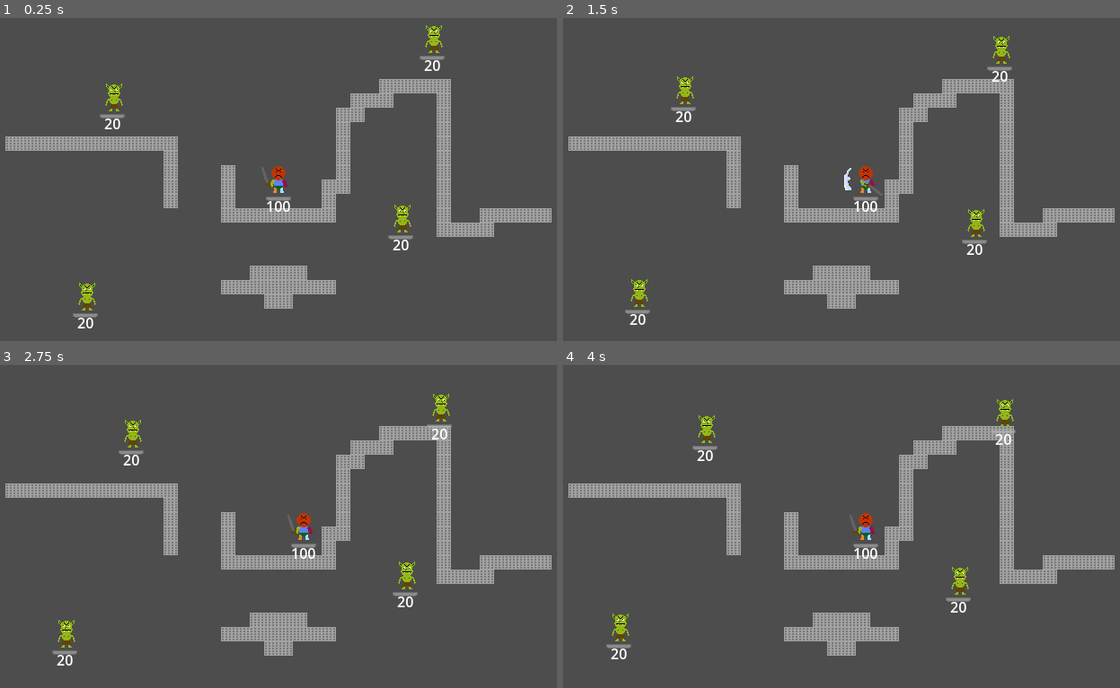
Above: before the commit, frames 1-4 (two rows, left to right).
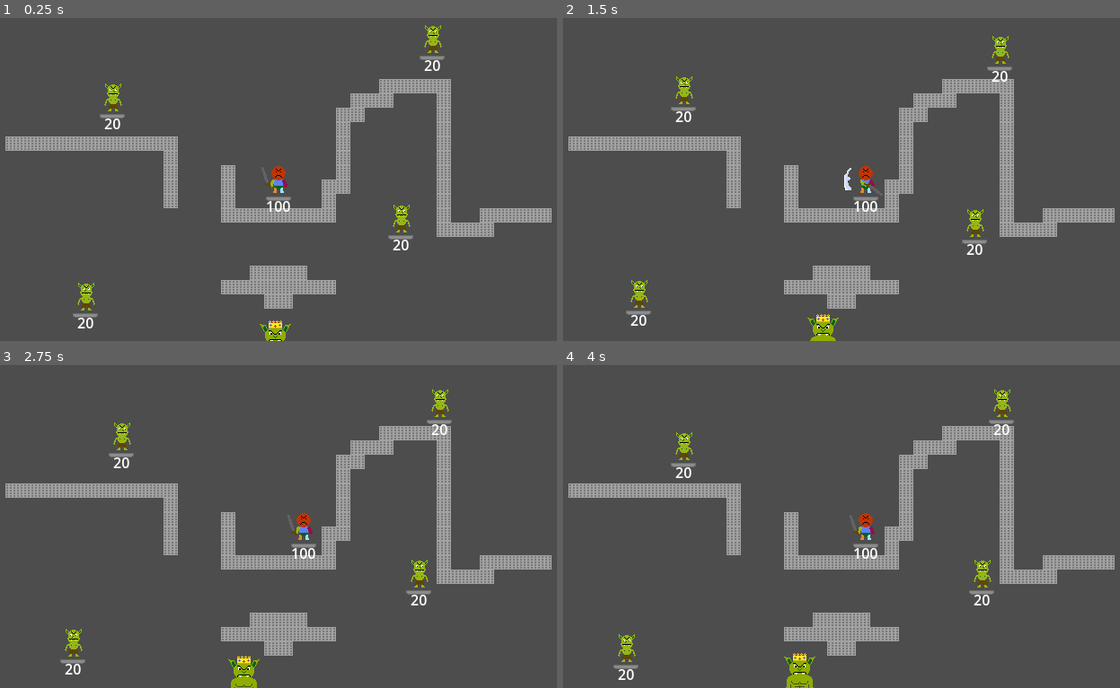
Above: after the commit, the same moments.

Repository: BrandonManuel/dungeon-crawl
Game: Godot game, scene res://Assets/Scenes/game.tscn
The game is run twice, just before and just after one commit, with the same random seed, the same clock (stepped at 60 frames per second) and the same inputs.
Inputs (mouse positions are in pixels of both pictures, inside the frame that each line leads up to):
- Up to frame 1 (0.25 s): no input
- Up to frame 2 (1.5 s): move the mouse to (969, 163) at 0.52 s; press the mouse at (969, 163) at 0.53 s; hold D (move_right) 0.53-1.25 s; release the mouse at (969, 163) at 1.25 s; drag from (724, 195) to (997, 47) at 1.27 s
- Up to frame 3 (2.75 s): move the mouse to (334, 455) at 2.02 s; hold D (move_right) from 2.03 s (still down); hold Shift (block) from 2.03 s (still down); click (334, 455) at 2.3 s
- Up to frame 4 (4 s): release D (move_right) at 2.75 s; release Shift (block) at 2.75 s; drag from (813, 591) to (1003, 406) at 2.77 s; move the mouse to (1014, 574) at 3.52 s; press the mouse at (1014, 574) at 3.53 s; hold A (move_left) from 3.53 s (still down)

The runs differ from the first frame. In frame 1, 0.5% of the frame differs, in the area x 13-80%, y 2-100%; in frame 2, 0.7%; in frame 3, 2.1%; in frame 4, 2.3%, in the area x 7-82%, y 7-100%.

Commit message:
Added basic Goblin King scaffolding

Diff:
--- a/Assets/Scenes/game.tscn
+++ b/Assets/Scenes/game.tscn
@@ -3,6 +3,7 @@
 [ext_resource type="Texture2D" uid="uid://4fmdrktcruhy" path="res://Assets/Sprites/Wall.png" id="1_hni1o"]
 [ext_resource type="AudioStream" uid="uid://bxpcwvo1hb8jq" path="res://Assets/Music/crawling.wav" id="1_lcp10"]
 [ext_resource type="PackedScene" uid="uid://d363t8itgryga" path="res://Assets/Scenes/goblin.tscn" id="1_pb48a"]
+[ext_resource type="PackedScene" uid="uid://y1xkqiqu7ovg" path="res://Assets/Scenes/goblin_king.tscn" id="3_hni1o"]
 [ext_resource type="PackedScene" uid="uid://dailuynkumusi" path="res://Assets/Scenes/player.tscn" id="4_iusbg"]
 
 [sub_resource type="TileSetAtlasSource" id="TileSetAtlasSource_iusbg"]
@@ -43,6 +44,9 @@
 [node name="Goblin4" parent="Enemies" unique_id=853434177 instance=ExtResource("1_pb48a")]
 position = Vector2(134, 42)
 
+[node name="Goblin King" parent="Enemies" unique_id=1370374569 instance=ExtResource("3_hni1o")]
+position = Vector2(0, 191)
+
 [node name="AudioStreamPlayer" type="AudioStreamPlayer" parent="." unique_id=1337511773]
 stream = ExtResource("1_lcp10")
 autoplay = true
--- a/Assets/Scenes/goblin.tscn
+++ b/Assets/Scenes/goblin.tscn
@@ -3,9 +3,9 @@
 [ext_resource type="Script" uid="uid://b7nbiewccwujs" path="res://Assets/Scripts/goblin.gd" id="1_tjamc"]
 [ext_resource type="Resource" uid="uid://dob5pxbruitax" path="res://Assets/Resources/blood_death.tres" id="2_6lcod"]
 [ext_resource type="Texture2D" uid="uid://c3nps74hib3ho" path="res://Assets/Sprites/Goblin.png" id="2_nb4yb"]
-[ext_resource type="Script" uid="uid://bsawv0r2xmt6q" path="res://Assets/Scripts/node_2d_tracking_navigation_agent_2d.gd" id="4_nb4yb"]
 [ext_resource type="AudioStream" uid="uid://dpurnoexegr8t" path="res://Assets/Sounds/enemy_hit.wav" id="4_uslvc"]
 [ext_resource type="Script" uid="uid://cty01k8qiam15" path="res://Assets/Scripts/state_machine.gd" id="5_dcbak"]
+[ext_resource type="PackedScene" uid="uid://bpdr5wji2alsh" path="res://Assets/Scenes/node_2d_tracking_navigation_agent_2d.tscn" id="5_ij21g"]
 [ext_resource type="Resource" uid="uid://bbicoyvixuuso" path="res://Assets/Resources/blood_hit.tres" id="7_ij21g"]
 [ext_resource type="Script" uid="uid://d0eatrres1a46" path="res://Assets/Scripts/States/Enemies/idle.gd" id="7_nb4yb"]
 [ext_resource type="Script" uid="uid://bkvhkx2j0f8uk" path="res://Assets/Scripts/States/Enemies/follow.gd" id="8_yhjar"]
@@ -651,6 +651,7 @@
 GOBLIN_KNOCKBACK = 150.0
 GOBLIN_ATTACK_COOLDOWN_SECONDS = 1.0
 GOBLIN_TIMER = NodePath("Timer")
+GOBLIN_IDLE_PAUSE_CHANCE = 20
 
 [node name="CollisionShape2D" type="CollisionShape2D" parent="." unique_id=1363112958]
 shape = SubResource("CapsuleShape2D_of3jj")
@@ -658,7 +659,6 @@
 [node name="Sprite2D" type="Sprite2D" parent="." unique_id=1460696680]
 position = Vector2(1, 0)
 texture = ExtResource("2_nb4yb")
-offset = Vector2(1, 0)
 hframes = 4
 vframes = 4
 
@@ -669,11 +669,7 @@
 [node name="CollisionShape2D" type="CollisionShape2D" parent="AttackRange" unique_id=604409900]
 shape = SubResource("CircleShape2D_uslvc")
 
-[node name="NavigationAgent2D" type="NavigationAgent2D" parent="." unique_id=216658786]
-path_desired_distance = 5.0
-target_desired_distance = 5.0
-avoidance_enabled = true
-script = ExtResource("4_nb4yb")
+[node name="NavigationAgent2D" parent="." unique_id=557472068 instance=ExtResource("5_ij21g")]
 
 [node name="HurtBox" type="Area2D" parent="." unique_id=1943817656]
 collision_layer = 4
--- /dev/null
+++ b/Assets/Scenes/goblin_king.tscn
@@ -0,0 +1,102 @@
+[gd_scene format=3 uid="uid://y1xkqiqu7ovg"]
+
+[ext_resource type="Script" uid="uid://gbsmy5fgl5te" path="res://Assets/Scripts/goblin_king.gd" id="1_sdq65"]
+[ext_resource type="Texture2D" uid="uid://bn7u4okpvnxlx" path="res://Assets/Sprites/Goblin King.png" id="1_y4gaq"]
+[ext_resource type="PackedScene" uid="uid://4nbnifdrgsdl" path="res://Assets/Scenes/health_ui.tscn" id="2_30w37"]
+[ext_resource type="PackedScene" uid="uid://bpdr5wji2alsh" path="res://Assets/Scenes/node_2d_tracking_navigation_agent_2d.tscn" id="3_4hwqd"]
+[ext_resource type="Script" uid="uid://cty01k8qiam15" path="res://Assets/Scripts/state_machine.gd" id="4_3vyty"]
+[ext_resource type="Script" uid="uid://d0eatrres1a46" path="res://Assets/Scripts/States/Enemies/idle.gd" id="5_3vyty"]
+
+[sub_resource type="CapsuleShape2D" id="CapsuleShape2D_32f2c"]
+radius = 17.0
+height = 78.0
+
+[sub_resource type="Animation" id="Animation_4hwqd"]
+length = 0.001
+tracks/0/type = "value"
+tracks/0/imported = false
+tracks/0/enabled = true
+tracks/0/path = NodePath("Visual/Sprite2D:frame")
+tracks/0/interp = 1
+tracks/0/loop_wrap = true
+tracks/0/keys = {
+"times": PackedFloat32Array(0),
+"transitions": PackedFloat32Array(1),
+"update": 1,
+"values": [0]
+}
+
+[sub_resource type="Animation" id="Animation_pis5i"]
+resource_name = "move_down"
+tracks/0/type = "value"
+tracks/0/imported = false
+tracks/0/enabled = true
+tracks/0/path = NodePath("Visual/Sprite2D:frame")
+tracks/0/interp = 1
+tracks/0/loop_wrap = true
+tracks/0/keys = {
+"times": PackedFloat32Array(0),
+"transitions": PackedFloat32Array(1),
+"update": 1,
+"values": [0]
+}
+
+[sub_resource type="Animation" id="Animation_3th77"]
+resource_name = "move_up"
+tracks/0/type = "value"
+tracks/0/imported = false
+tracks/0/enabled = true
+tracks/0/path = NodePath("Visual/Sprite2D:frame")
+tracks/0/interp = 1
+tracks/0/loop_wrap = true
+tracks/0/keys = {
+"times": PackedFloat32Array(0),
+"transitions": PackedFloat32Array(1),
+"update": 1,
+"values": [0]
+}
+
+[sub_resource type="AnimationLibrary" id="AnimationLibrary_47qr6"]
+_data = {
+&"RESET": SubResource("Animation_4hwqd"),
+&"move_down": SubResource("Animation_pis5i"),
+&"move_up": SubResource("Animation_3th77")
+}
+
+[node name="Goblin King" type="CharacterBody2D" unique_id=1370374569 node_paths=PackedStringArray("GOBLIN_KING_TIMER") groups=["enemies"]]
+collision_layer = 4
+collision_mask = 5
+script = ExtResource("1_sdq65")
+GOBLIN_KING_KNOCKBACK_DECAY = 500.0
+GOBLIN_KING_SPEED = 15.0
+GOBLIN_KING_TIMER = NodePath("Timer")
+GOBLIN_KING_IDLE_PAUSE_DENOMINATOR_CHANCE = 10
+GOBLIN_KING_IDLE_PAUSE_CHANCE = 50
+
+[node name="Visual" type="Node2D" parent="." unique_id=1784599326]
+
+[node name="Sprite2D" type="Sprite2D" parent="Visual" unique_id=116860129]
+texture = ExtResource("1_y4gaq")
+
+[node name="Attack" type="Sprite2D" parent="Visual" unique_id=1991847540]
+
+[node name="CollisionShape2D" type="CollisionShape2D" parent="." unique_id=1912813307]
+shape = SubResource("CapsuleShape2D_32f2c")
+
+[node name="NavigationAgent2D" parent="." unique_id=557472068 instance=ExtResource("3_4hwqd")]
+
+[node name="HealthUI" parent="." unique_id=579008734 node_paths=PackedStringArray("actor") instance=ExtResource("2_30w37")]
+offset_top = 20.0
+offset_bottom = 20.0
+actor = NodePath("..")
+
+[node name="StateMachine" type="Node" parent="." unique_id=599979956 node_paths=PackedStringArray("enemy")]
+script = ExtResource("4_3vyty")
+states_scenes = Array[GDScript]([ExtResource("5_3vyty")])
+enemy = NodePath("..")
+metadata/_custom_type_script = "uid://cty01k8qiam15"
+
+[node name="AnimationPlayer" type="AnimationPlayer" parent="." unique_id=41795653]
+libraries/ = SubResource("AnimationLibrary_47qr6")
+
+[node name="Timer" type="Timer" parent="." unique_id=12494925]
--- /dev/null
+++ b/Assets/Scenes/node_2d_tracking_navigation_agent_2d.tscn
@@ -0,0 +1,9 @@
+[gd_scene format=3 uid="uid://bpdr5wji2alsh"]
+
+[ext_resource type="Script" uid="uid://bsawv0r2xmt6q" path="res://Assets/Scripts/node_2d_tracking_navigation_agent_2d.gd" id="1_nnody"]
+
+[node name="NavigationAgent2D" type="NavigationAgent2D" unique_id=557472068]
+path_desired_distance = 5.0
+target_desired_distance = 5.0
+avoidance_enabled = true
+script = ExtResource("1_nnody")
--- a/Assets/Scripts/States/Enemies/idle.gd
+++ b/Assets/Scripts/States/Enemies/idle.gd
@@ -14,9 +14,19 @@
 	state_name = "idle"
 
 func randomize_wander():
-	move_direction = Vector2(randf_range(-1, 1), randf_range(-1, 1)).normalized()
-	wander_time = randf_range(1, 3)
+	if enemy.velocity == Vector2.ZERO:
+		move_direction = Vector2(randf_range(-1, 1), randf_range(-1, 1)).normalized()
+		wander_time = randf_range(1, 5)
+		return
 
+	if enemy.idle_pause_chance > 0:
+		var pause := randi_range(0, 100)
+		if pause < enemy.idle_pause_chance:
+			move_direction = Vector2.ZERO
+			wander_time = randf_range(1, 2)
+	else:
+		move_direction = Vector2(randf_range(-1, 1), randf_range(-1, 1)).normalized()
+		wander_time = randf_range(1, 3)
 
 func process(delta: float) -> void:
 	if wander_time > 0:
--- a/Assets/Scripts/enemy.gd
+++ b/Assets/Scripts/enemy.gd
@@ -14,6 +14,10 @@
 var timer: Timer
 var state_machine: StateMachine
 var player_direction: Vector2
+var idle_pause_chance: int
 
 func is_parried(force: Vector2) -> void:
 	print('default is_parried')
+
+func is_hit(force: Vector2, damage: float) -> void:
+	print('default is_hit')
--- a/Assets/Scripts/goblin.gd
+++ b/Assets/Scripts/goblin.gd
@@ -24,6 +24,7 @@
 @export var	GOBLIN_KNOCKBACK = 1.0
 @export var GOBLIN_ATTACK_COOLDOWN_SECONDS = 0.0
 @export var GOBLIN_TIMER: Timer
+@export var GOBLIN_IDLE_PAUSE_CHANCE: int
 
 var players: Array[CharacterBody2D]
 
@@ -48,6 +49,7 @@
 	attack_cooldown_seconds = GOBLIN_ATTACK_COOLDOWN_SECONDS
 	timer = GOBLIN_TIMER
 	state_machine = goblin_state_machine
+	idle_pause_chance = GOBLIN_IDLE_PAUSE_CHANCE
 
 	var player_nodes = get_tree().get_nodes_in_group('player')
 	for player_node in player_nodes:
--- /dev/null
+++ b/Assets/Scripts/goblin_king.gd
@@ -0,0 +1,49 @@
+extends Enemy
+
+@onready var goblin_state_machine: StateMachine = $StateMachine
+@onready var goblin_sprite_2d: Sprite2D = $Visual/Sprite2D
+@onready var attack_sprite_2d: Sprite2D = $Visual/Attack
+@onready var goblin_navigation_agent_2d: Node2DTrackingNavigationAgent2D = $NavigationAgent2D
+@onready var goblin_animation_player: AnimationPlayer = $AnimationPlayer
+
+@export var	GOBLIN_KING_KNOCKBACK_DECAY = 1000.0
+@export var	GOBLIN_KING_SPEED = 30.0
+@export var	GOBLIN_KING_HEALTH = 300.0
+@export var	GOBLIN_KING_DAMAGE = 10.0
+@export var	GOBLIN_KING_KNOCKBACK = 3.0
+@export var GOBLIN_KING_ATTACK_COOLDOWN_SECONDS = 5.0
+@export var GOBLIN_KING_TIMER: Timer
+@export var GOBLIN_KING_IDLE_PAUSE_DENOMINATOR_CHANCE: int
+@export var GOBLIN_KING_IDLE_PAUSE_CHANCE: int
+
+func _ready() -> void:
+	KNOCKBACK_DECAY = GOBLIN_KING_KNOCKBACK_DECAY
+	SPEED = GOBLIN_KING_SPEED
+	max_health = GOBLIN_KING_HEALTH
+	current_health = GOBLIN_KING_HEALTH
+	damage = GOBLIN_KING_DAMAGE
+	knockback = GOBLIN_KING_KNOCKBACK
+	attack_cooldown_seconds = GOBLIN_KING_ATTACK_COOLDOWN_SECONDS
+	timer = GOBLIN_KING_TIMER
+	state_machine = goblin_state_machine
+	animation_player = goblin_animation_player
+	navigation_agent_2d = goblin_navigation_agent_2d
+	sprite_2d = goblin_sprite_2d
+	#audio_stream_player_2d = goblin_audio_stream_player_2d
+	idle_pause_chance = GOBLIN_KING_IDLE_PAUSE_CHANCE
+
+func _process(delta: float) -> void:
+	if dead:
+		return
+
+	if state_machine:
+		state_machine.process(delta)
+
+func _physics_process(delta: float) -> void:
+	if dead:
+		return
+
+	if state_machine:
+		state_machine.physics_process(delta)
+
+	move_and_slide()
Not shown, added: Assets/Scripts/goblin_king.gd.uid
Binary file changed: Assets/Sprites/Goblin King.aseprite
Binary file changed: Assets/Sprites/Goblin King.png
